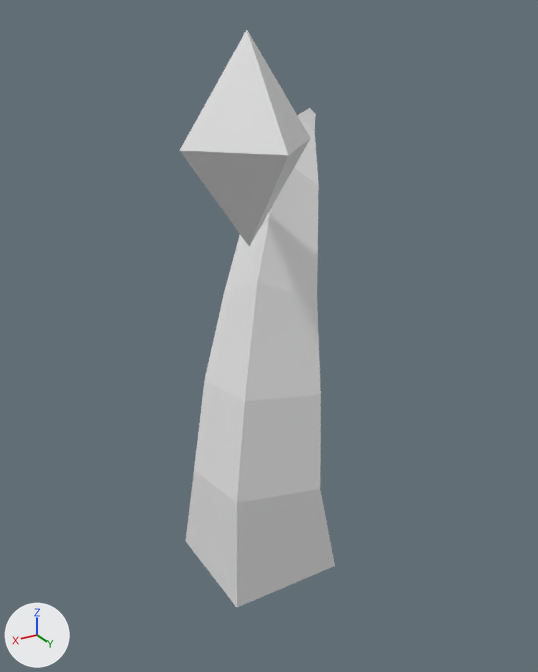
What one commit did to the Blender file src/main/resources/assets/esotericraft/models/block/nexus.blend.
Before and after are seen from a camera (50 mm lens) standing at (4.02, 5.75, 6.11) and looking at (-0.08, -1.08, 2.7). The axes (+X, +Y, +Z) are drawn at lower left. The lights are the same throughout. Materials are left out; every surface is plain grey.

Objects in the first picture: 'Crystal', 'Pillars'.
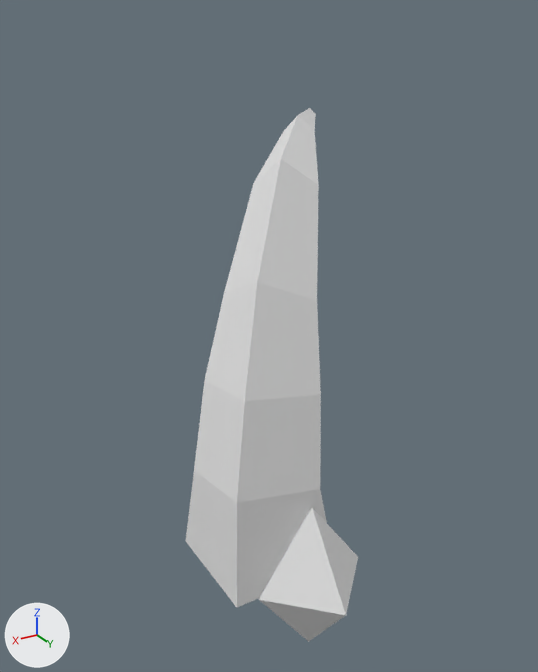
What changed in the scene script:
```text
Change ob_crystal:
    ob_crystal.location: (0.5, -0.5, 5.0) -> (0.0, 0.0, 0.0)
```

Pixel boxes [x1, y1, x2, y2] of what changed, in the pictures (538 x 672 px):
'Crystal', moved: before [179, 30, 311, 246]; after [259, 508, 358, 641]
